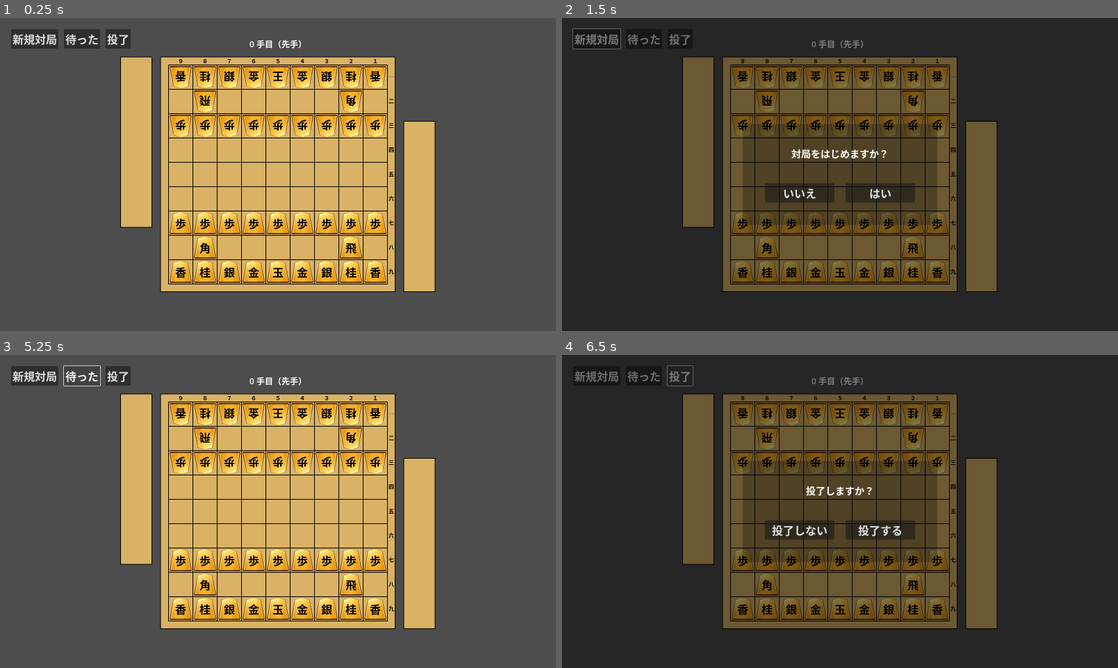
Above: before the commit, frames 1-4 (two rows, left to right).
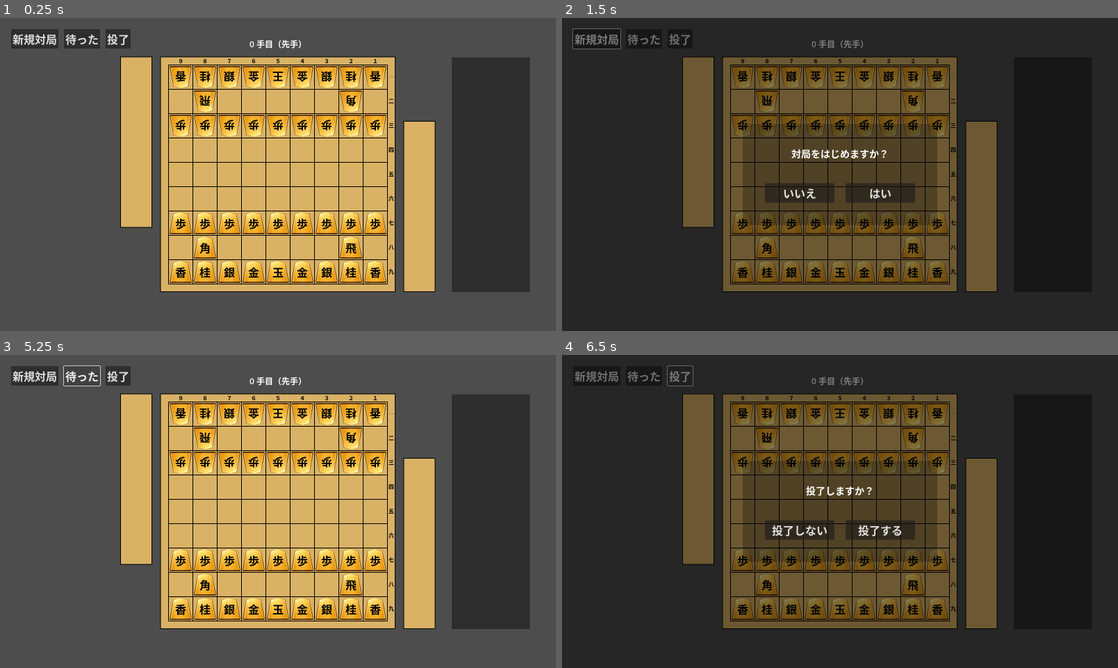
Above: after the commit, the same moments.

Repository: oruponu/project_ryoran
Game: Godot game, scene res://main.tscn
Two runs of this game, one before a commit and one after it. Both use one fixed random seed, a clock stepped at 60 frames per second and the inputs below.
Inputs:
- Up to frame 1 (0.25 s): no input
- Up to frame 2 (1.5 s): click "新規対局" at 0.5 s; click "待った" at 1.25 s
- Up to frame 3 (5.25 s): click "投了" at 2 s; click "いいえ" at 2.75 s; click "新規対局" at 3.5 s; click "はい" at 4.25 s; click "待った" at 5 s
- Up to frame 4 (6.5 s): click "投了" at 5.75 s

The runs differ from the first frame. In frame 1, 10% of the frame differs, in the area x 81-96%, y 12-88%; in frame 2, less than 0.1%; in frame 3, 10%; in frame 4, less than 0.1%.

Commit message:
棋譜をシーンに配置

Diff:
--- a/main.tscn
+++ b/main.tscn
@@ -6,6 +6,7 @@
 [ext_resource type="PackedScene" uid="uid://bggfmoyu0ml3d" path="res://common_dialog.tscn" id="3_h2yge"]
 [ext_resource type="PackedScene" uid="uid://05d8ivxdfet5" path="res://piece_stand.tscn" id="4_1bvp3"]
 [ext_resource type="Script" uid="uid://dynaos3fx5qx7" path="res://check_label.gd" id="4_lquwl"]
+[ext_resource type="PackedScene" uid="uid://v4mqg4kxgku2" path="res://move_history_panel.tscn" id="5_272bh"]
 
 [sub_resource type="LabelSettings" id="LabelSettings_1bvp3"]
 font_size = 24
@@ -28,6 +29,12 @@
 [node name="EnemyPieceStand" parent="." instance=ExtResource("4_1bvp3")]
 position = Vector2(347.5, 112.5)
 is_enemy = true
+
+[node name="MoveHistoryPanel" parent="." instance=ExtResource("5_272bh")]
+offset_left = 1300.0
+offset_top = 112.5
+offset_right = 1525.0
+offset_bottom = 787.5
 
 [node name="HBoxContainer" type="HBoxContainer" parent="."]
 offset_left = 32.0
Not shown: 1 places in main.tscn that only renumber resources
